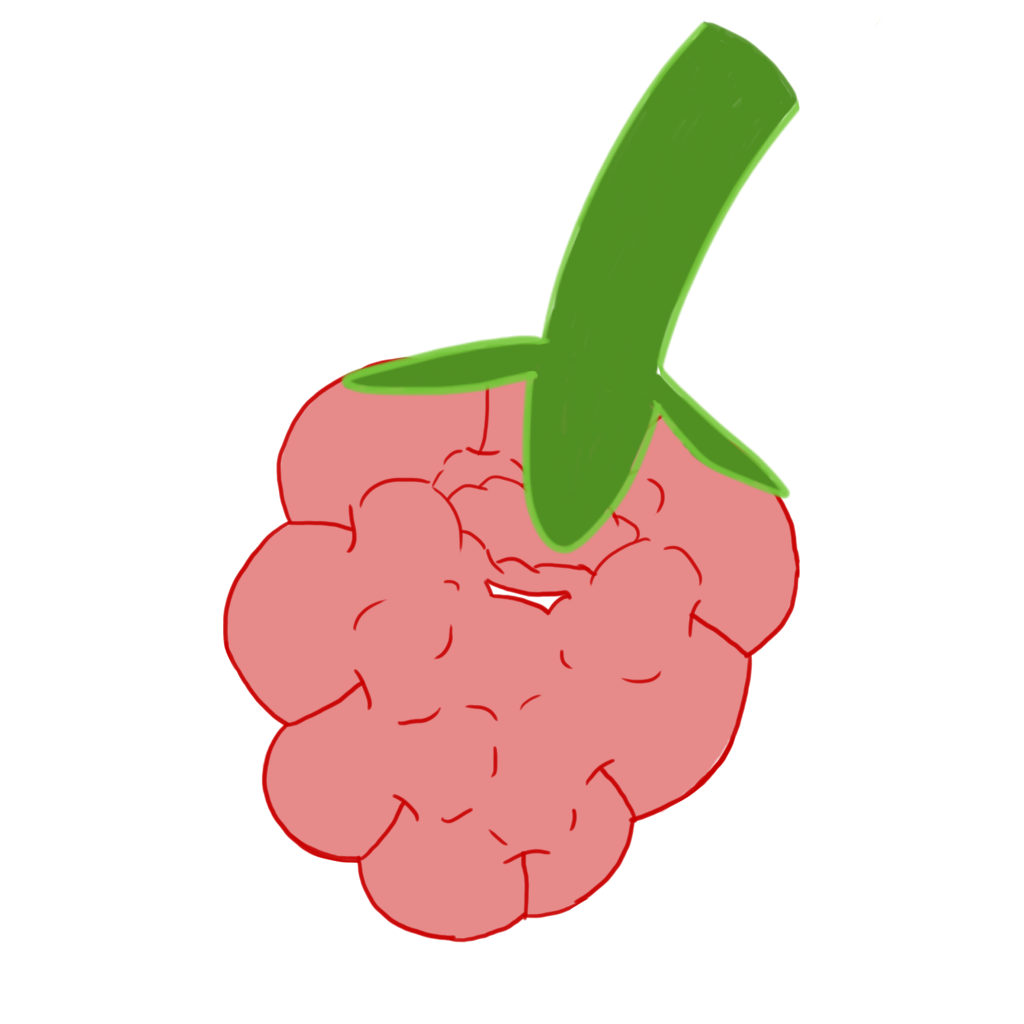
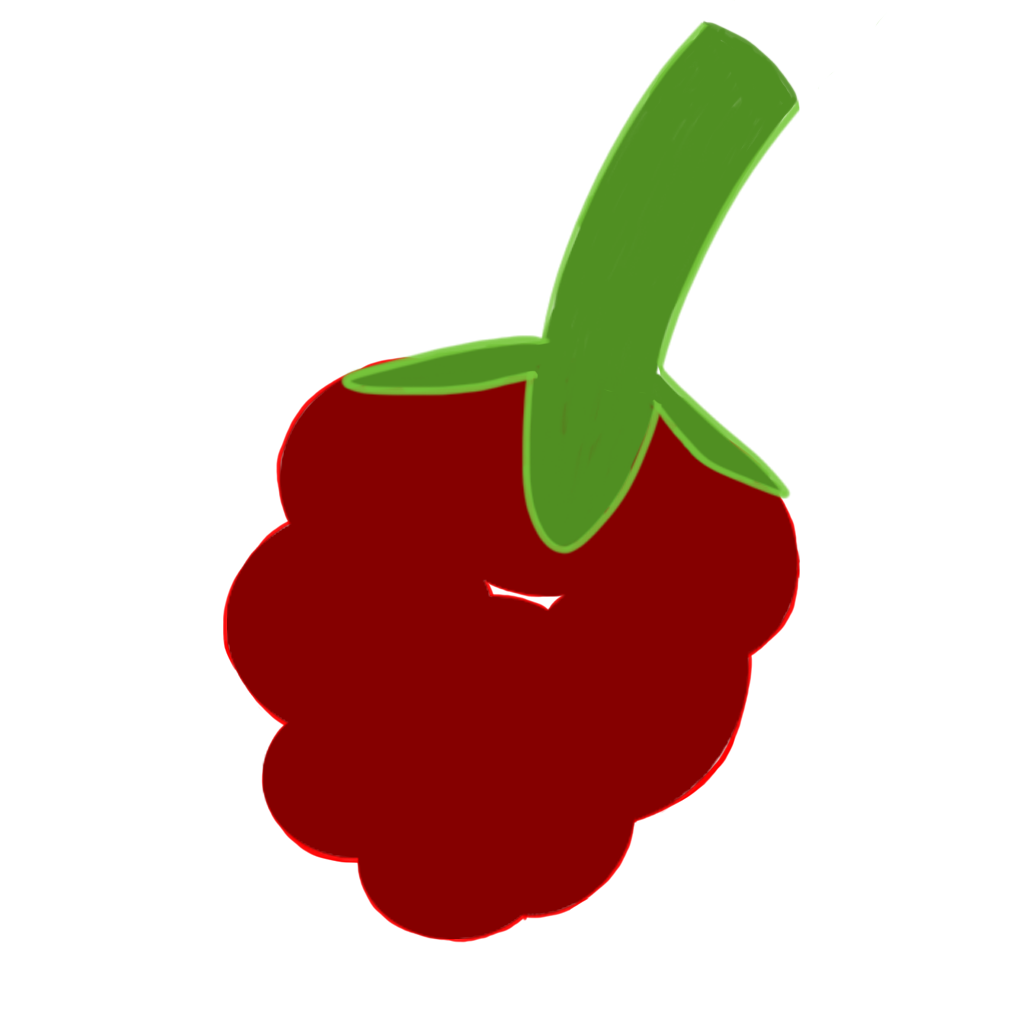
The second 1024×1024 image is a revision of the first. Changes to its layers:
"Layer 12": opacity 46% → 100%, painted on it over [227, 360, 800, 939]
painted on "Layer 13" over [223, 357, 800, 943]
